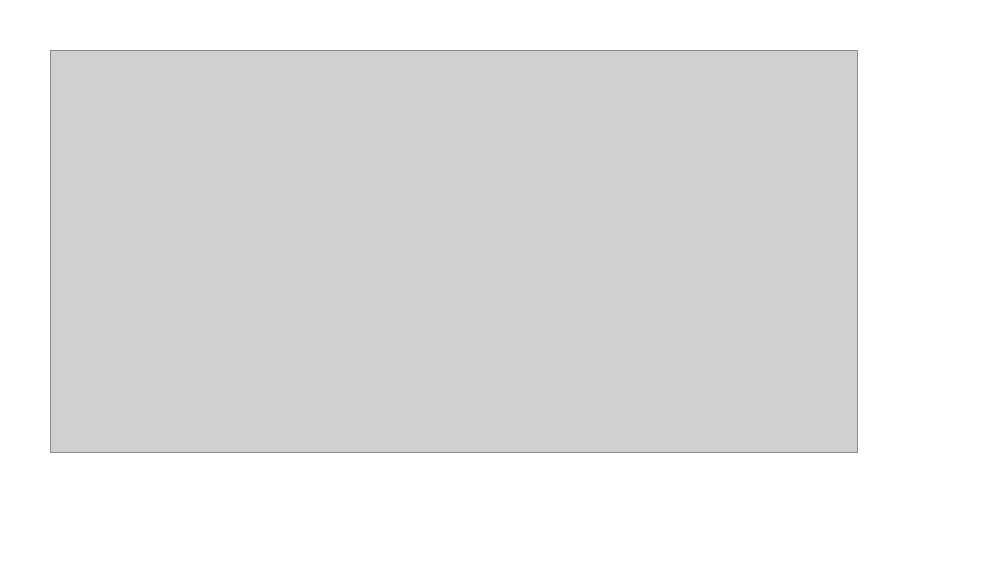
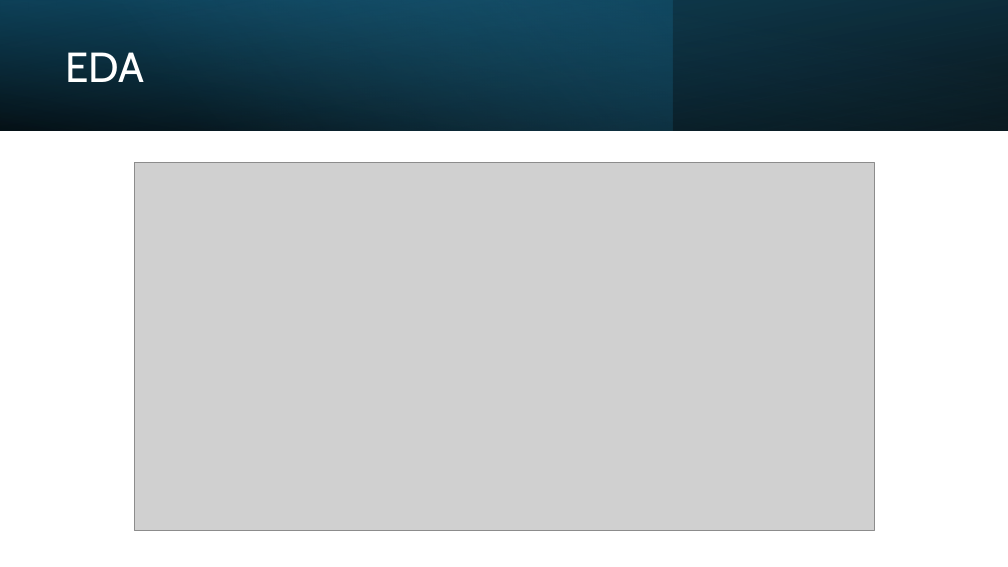
Before and after one commit to ujjwalkuikel/NYC-Taxi-Data-Analysis, a slide deck: slide 9 of Predictive Paths.pptx. Drawn at 1008x567 pixels with LibreOffice and Linux fonts; fonts in the diff are those of the drawing; grey boxes stand for pictures. Boxes give left, top, right and bottom in pixels: in the first picture for what was removed or moved away, otherwise in the second. Text is boxed around its words. In the diff, an @@ line names an element or a change of style, - is before the commit and + after.

```diff
--- a/Predictive Paths.pptx
+++ b/Predictive Paths.pptx
@@ rectangle added at [0, 0, 1008, 130], fill gradient #000000 to #104862 @@
@@ rectangle added at [0, 0, 672, 130], fill gradient #156082 to #46B1E1 @@
@@ rectangle added at [0, 0, 1008, 130], fill gradient #000000 to #156082 @@
@@ title added at [65, 52, 144, 82], 40 pt, text #FFFFFF @@
+EDA
@@ picture: place and size @@
-picture at [51, 51, 858, 452]
+picture at [134, 163, 874, 531]
```
Also in this commit, not shown: 1 other slide changed, 9 slides added, 11 slides removed, 8 other files.
